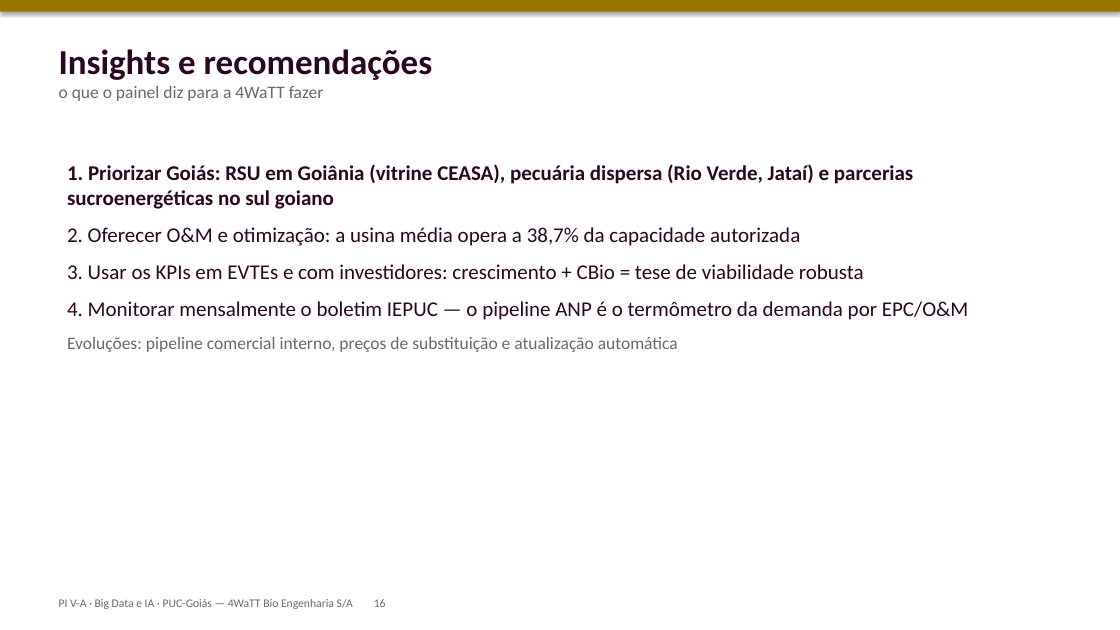
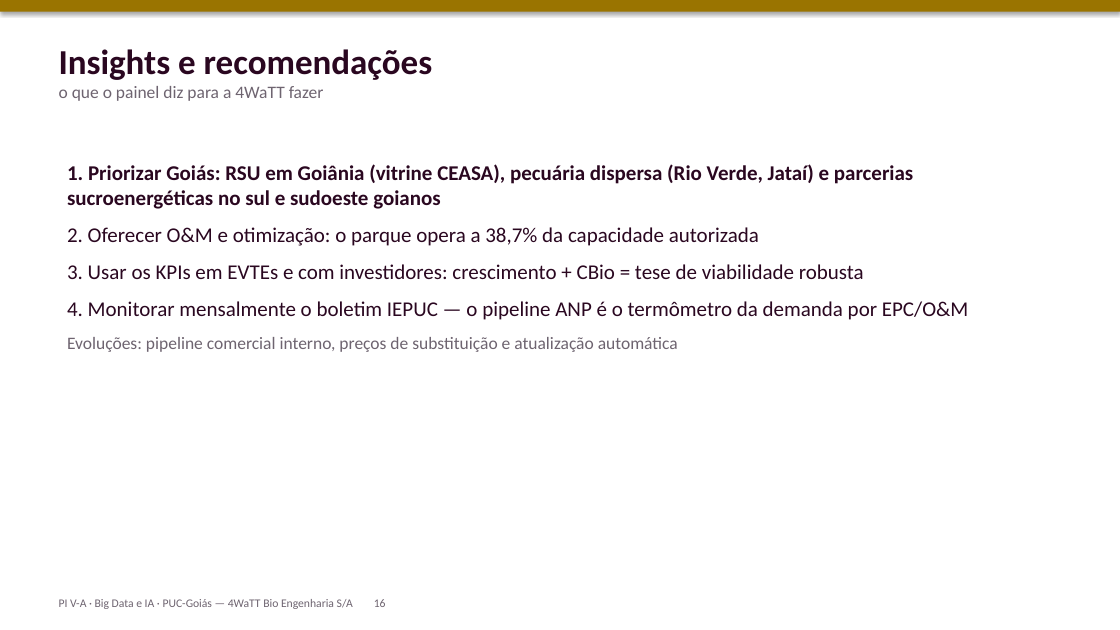
Before and after one commit to NathanC16/Radar-Econ-mico-do-Biometano, a slide deck: slide 16 of apresentacao/apresentacao_oral.pptx. Drawn at 1120x630 pixels with LibreOffice and Linux fonts; fonts in the diff are those of the drawing. Boxes give left, top, right and bottom in pixels: in the first picture for what was removed or moved away, otherwise in the second. Text is boxed around its words. In the diff, an @@ line names an element or a change of style, - is before the commit and + after.

Commit message:
Revisão dos insights: números conferidos com as fontes
- Preços: frase que comparava litros de diesel com preço do GNV agora mostra o
  valor calculado (R$ 6,12 por m³ em GO × GNV mais caro do país no mês)
- Goiás: maiores potenciais sucroenergéticos são Goiatuba, Edéia, Mineiros e Caçu
- Pecuária do estudo (402 mi m³/ano) identificada como dado de 2023; ordem dos
  rebanhos de GO calculada a partir dos dados
- Utilização de 38,7% descrita como do parque de usinas, não da usina média
- Projeção de 3.391 mil m³/d condicionada à entrada dos pedidos em análise
- Goiás não produz biometano (o agregado 'Outros' do boletim é SC)
- Nome da aba Oportunidades atualizado; capturas, relatório, slides e notebook

```diff
--- a/apresentacao/apresentacao_oral.pptx
+++ b/apresentacao/apresentacao_oral.pptx
@@ text at [67,164,913,246]: text changed @@
-1. Priorizar Goiás: RSU em Goiânia (vitrine CEASA), pecuária dispersa (Rio Verde, Jataí) e parcerias sucroenergéticas no sul goiano
-2. Oferecer O&M e otimização: a usina média opera a 38,7% da capacidade autorizada
+1. Priorizar Goiás: RSU em Goiânia (vitrine CEASA), pecuária dispersa (Rio Verde, Jataí) e parcerias sucroenergéticas no sul e sudoeste goianos
+2. Oferecer O&M e otimização: o parque opera a 38,7% da capacidade autorizada
```
Also in this commit, not shown: 4 other slides changed, 5 other files.
